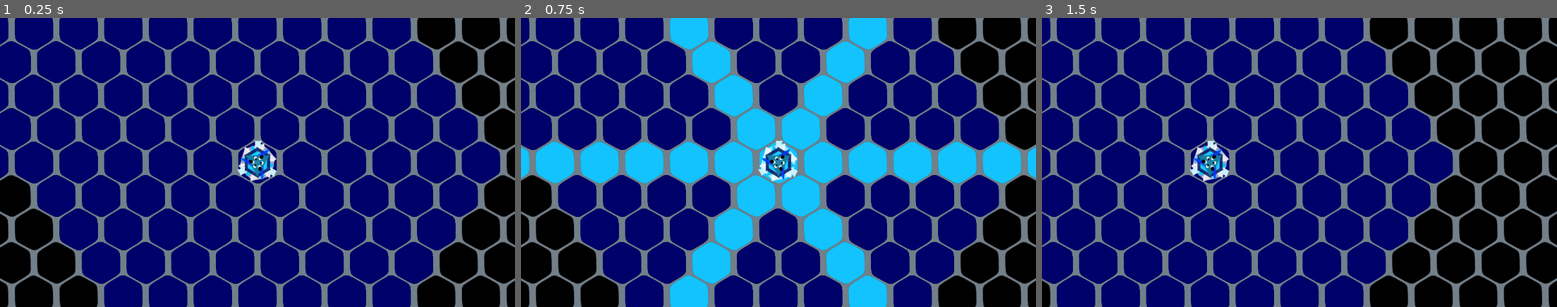
Above: before the commit, frames 1-3 (left to right).
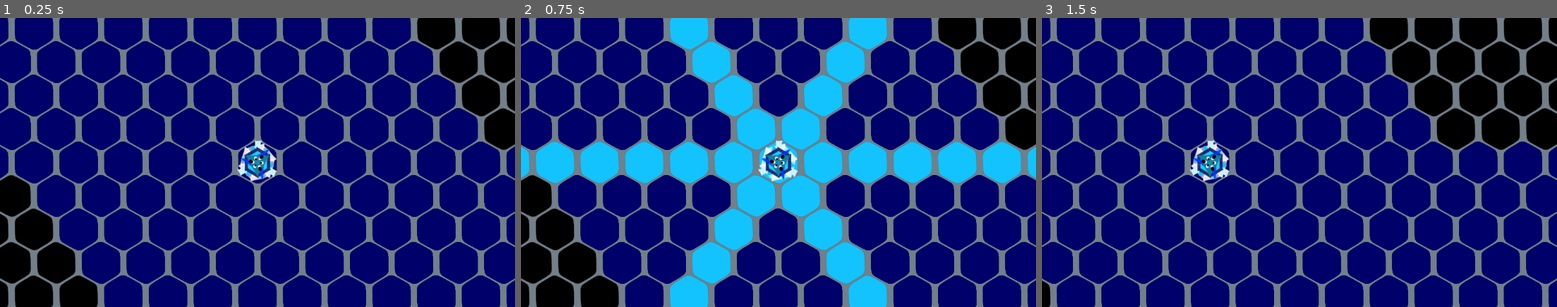
Above: after the commit, the same moments.

Repository: petesamerson/V-s-on
Game: Godot game, scene res://base_scene.tscn
Two runs of this game, one before a commit and one after it. Both use one fixed random seed, a clock stepped at 60 frames per second and the inputs below.
Inputs (mouse positions are in pixels of both pictures, inside the frame that each line leads up to):
- Up to frame 1 (0.25 s): no input
- Up to frame 2 (0.75 s): tap Enter at 0.5 s; drag from (778, 162) to (830, 98) at 0.52 s
- Up to frame 3 (1.5 s): tap Space at 1.25 s; drag from (1196, 176) to (1299, 162) at 1.27 s

The runs differ from the first frame. In frame 1, 5.0% of the frame differs, in the area x 80-100%, y 44-100%; in frame 2, 4.9%; in frame 3, 13%, in the area x 63-100%, y 42-100%.

Commit message:
Fixed tower rotate base

Diff:
--- /dev/null
+++ b/TowerRotatePiece.gd
@@ -0,0 +1,74 @@
+extends Piece
+class_name TowerRotatePiece
+
+
+
+# Called when the node enters the scene tree for the first time.
+func _ready() -> void:
+	print("reached tower ready")
+	pass
+
+
+# Called every frame. 'delta' is the elapsed time since the previous frame.
+func _process(delta: float) -> void:
+	pass
+
+@onready var sprite: Sprite2D = $Sprite2D
+
+func setup(inital_pos: Vector2i, b: TileMapLayer):
+	super.setup(inital_pos, b)
+
+	sprite.texture = preload("res://tower1.png")
+
+	print([
+		"towersprite", sprite,
+		"board", board,
+		"area",area
+	])
+	print("reached tower setup")
+
+
+
+func draw_vision_change():
+	var cur_pos = board.local_to_map(position)
+	var raw_vision = board.get_triangle_tiles_from_center(cur_pos, 5, 0)
+	var new_vision: Array[Vector2i] = []
+
+	for cell in raw_vision:
+		if(board.cell_in_board(cell)):
+			new_vision.append(cell)
+
+	for cell in cur_vision:
+		board.set_cell(cell,Tiles.BLACK, Vector2i(0,0))
+
+	cur_vision = new_vision
+	for cell in cur_vision:
+		board.set_cell(cell,Tiles.DARK_BLUE, Vector2i(0,0))
+
+	board.update_all_piece_vision([self])
+
+
+
+func on_clicked():
+	print("on_tower_clicked")
+	var cell = board.local_to_map(position)
+	cur_moves = []
+	old_selected_tile_ids = []
+	if(selected):
+		selected = false
+		board.deselect_all_pieces([self])
+	else:
+		var first_axis = board.get_line_from_center(cell, 3, 6)
+		var second_axis = board.get_line_from_center(cell, 4, 6)
+		for i in range(first_axis.size()):
+			if(i%2 == 0):
+				var connect_line = board.hex_line(first_axis[i], second_axis[i])
+				cur_moves.append(connect_line[(connect_line.size())/2])
+
+		for potential_move in cur_moves:
+			old_selected_tile_ids.append(board.get_cell_source_id(potential_move))
+			board.set_cell(potential_move, Tiles.LIGHT_BLUE, Vector2i(0,0))
+
+
+		selected = true
+		board.deselect_all_pieces([self])
--- /dev/null
+++ b/TowerRotatePiece.tscn
@@ -0,0 +1,15 @@
+[gd_scene load_steps=3 format=3 uid="uid://m65ucpry42ve"]
+
+[ext_resource type="Script" uid="uid://byauyvv4yigqx" path="res://TowerRotatePiece.gd" id="1_ttnuk"]
+
+[sub_resource type="RectangleShape2D" id="RectangleShape2D_ttnuk"]
+
+[node name="TowerRotatePiece" type="Node2D"]
+script = ExtResource("1_ttnuk")
+
+[node name="Area2D" type="Area2D" parent="."]
+
+[node name="CollisionShape2D" type="CollisionShape2D" parent="Area2D"]
+shape = SubResource("RectangleShape2D_ttnuk")
+
+[node name="Sprite2D" type="Sprite2D" parent="."]
--- a/base_scene.tscn
+++ b/base_scene.tscn
@@ -14,6 +14,8 @@
 [ext_resource type="PackedScene" uid="uid://caic1yu3a6go1" path="res://Piece.tscn" id="12_01iy8"]
 [ext_resource type="Script" uid="uid://bjiry4dqpho0v" path="res://Piece.gd" id="12_blj2i"]
 [ext_resource type="Script" uid="uid://cqa7rx5tlb2hg" path="res://game_camera.gd" id="13_2mb0d"]
+[ext_resource type="PackedScene" uid="uid://m65ucpry42ve" path="res://TowerRotatePiece.tscn" id="13_jjdbg"]
+[ext_resource type="Script" uid="uid://byauyvv4yigqx" path="res://TowerRotatePiece.gd" id="14_01iy8"]
 
 [sub_resource type="TileSetAtlasSource" id="TileSetAtlasSource_qcxwf"]
 texture = ExtResource("1_57xsf")
@@ -88,18 +90,21 @@
 script = ExtResource("11_2mb0d")
 camera = NodePath("../Camera2D")
 piece_scene = ExtResource("12_01iy8")
+tower_piece_scene = ExtResource("13_jjdbg")
 
 [node name="Pieces" type="Node2D" parent="Board"]
 
-[node name="Piece" type="Node2D" parent="Board/Pieces" node_paths=PackedStringArray("board")]
+[node name="Piece" type="Node2D" parent="Board/Pieces"]
 script = ExtResource("12_blj2i")
-board = NodePath("../..")
 metadata/_custom_type_script = "uid://bjiry4dqpho0v"
 
-[node name="Piece2" type="Node2D" parent="Board/Pieces" node_paths=PackedStringArray("board")]
+[node name="Piece2" type="Node2D" parent="Board/Pieces"]
 script = ExtResource("12_blj2i")
-board = NodePath("../..")
 metadata/_custom_type_script = "uid://bjiry4dqpho0v"
+
+[node name="TowerRotatePiece" type="Node2D" parent="Board/Pieces"]
+script = ExtResource("14_01iy8")
+metadata/_custom_type_script = "uid://byauyvv4yigqx"
 
 [node name="Camera2D" type="Camera2D" parent="." node_paths=PackedStringArray("board")]
 script = ExtResource("13_2mb0d")
--- a/board.gd
+++ b/board.gd
@@ -2,6 +2,7 @@
 class_name Board
 
 @export var camera: Camera2D
+@onready var tilemap = $TileMap
 
 var Tiles = preload("res://tiles.gd")
 
@@ -33,6 +34,7 @@
 @onready var pieces_container = $Pieces
 @onready var tilemap_layer = $TileMapLayer
 @export var piece_scene: PackedScene
+@export var tower_piece_scene: PackedScene
 
 func spawn_pieces():
 	var positions = [Vector2i(10,10), Vector2i(5,5)]
@@ -41,7 +43,25 @@
 		pieces_container.add_child(piece)
 		piece.setup(pos, self)
 
+	var tower_piece := tower_piece_scene.instantiate() as TowerRotatePiece
+	pieces_container.add_child(tower_piece)
+	print(tower_piece is TowerRotatePiece)
+	tower_piece.setup(
+		Vector2i(15,15),
+		self
+	)
+
 		# piece.set_board_position(pos, tilemap)
+
+func update_all_piece_vision(excluded_pieces: Array[Piece] = []):
+	for p in pieces_container.get_children():
+		if(!excluded_pieces.has(p)):
+			p.draw_current_vision()
+
+func deselect_all_pieces(excluded_pieces: Array[Piece] = []):
+	for p in pieces_container.get_children():
+		if(!excluded_pieces.has(p)):
+			p.selected = false
 
 var player = 1
 
@@ -418,6 +438,76 @@
 		if (center.y + i) % 2 == 1:
 			offset_neg += 1
 
+func get_triangle_tiles_from_center(center: Vector2i, hex_radius: int, direction: int):
+
+	var triangle_tiles: Array[Vector2i] = []
+
+	var offset_pos = 0
+	if (center.y) % 2 == 0:
+		offset_pos = 1
+
+	var offset_neg = 1
+	if (center.y) % 2 == 0:
+		offset_neg = 0
+
+	for i in range(1,hex_radius + 1):
+
+		#below
+		triangle_tiles.append_array(
+			hex_line(
+				Vector2i(center.x - offset_neg, center.y + i),
+				Vector2i(center.x + offset_pos, center.y + i),
+			)
+		)
+
+		# above
+		triangle_tiles.append_array(
+			hex_line(
+				Vector2i(center.x + offset_pos, center.y - i),
+				Vector2i(center.x - offset_neg, center.y - i),
+			)
+		)
+
+		triangle_tiles.append_array(
+			hex_line(
+				Vector2i(center.x - offset_neg, center.y + i),
+				Vector2i(center.x - i, center.y),
+			)
+		)
+
+		triangle_tiles.append_array(
+			hex_line(
+				Vector2i(center.x - offset_neg, center.y - i),
+				Vector2i(center.x - i, center.y),
+			)
+		)
+
+		triangle_tiles.append_array(
+			hex_line(
+				Vector2i(center.x + offset_pos, center.y + i),
+				Vector2i(center.x + i, center.y),
+			)
+		)
+
+		triangle_tiles.append_array(
+			hex_line(
+				Vector2i(center.x + offset_pos, center.y - i),
+				Vector2i(center.x + i, center.y),
+			)
+		)
+
+
+		triangle_tiles.append(Vector2i(center.x + i, center.y))
+		triangle_tiles.append(Vector2i(center.x - i, center.y))
+
+		if (center.y + i) % 2 == 0:
+			offset_pos += 1
+		if (center.y + i) % 2 == 1:
+			offset_neg += 1
+
+	triangle_tiles.append(center)
+	return triangle_tiles
+
 
 func get_hexagon_tiles(center: Vector2i, hex_radius: int):
 	var offset_pos = 0
--- a/piece.gd
+++ b/piece.gd
@@ -2,10 +2,10 @@
 class_name Piece
 
 
-var board: TileMapLayer
-
+var board: Board
 var Tiles = preload("res://tiles.gd")
 
+@onready var area: Area2D = $Area2D
 
 func _init() -> void:
 	pass
@@ -15,8 +15,11 @@
 		return
 	board = b
 	position = board.map_to_local(inital_pos)
-	$Area2D.input_event.connect(_on_area_2d_input_event)
+
+	area.input_event.connect(_on_area_2d_input_event)
+
 	self.z_index = 1
+	draw_vision_change()
 
 # Called when the node enters the scene tree for the first time.
 func _ready() -> void:
@@ -28,19 +31,20 @@
 
 # Called every frame. 'delta' is the elapsed time since the previous frame.
 func _process(delta: float) -> void:
-	if(!vision_drawn):
-		draw_vision()
-		vision_drawn = true
+	# if(!vision_drawn):
+	# 	draw_vision_change()
+	# 	vision_drawn = true
 	pass
 
 
 var cur_moves : Array[Vector2i] = []
 var selected = false
+var old_selected_tile_ids: Array[int] = []
 
 var cur_vision: Array[Vector2i] = []
 var vision_drawn = false
 
-func draw_vision():
+func draw_vision_change():
 	var cur_pos = board.local_to_map(position)
 	var raw_vision = board.get_hexagon_tiles(cur_pos, 5)
 	var new_vision: Array[Vector2i] = []
@@ -56,24 +60,41 @@
 	for cell in cur_vision:
 		board.set_cell(cell,Tiles.DARK_BLUE, Vector2i(0,0))
 
+	board.update_all_piece_vision([self])
+
+func draw_current_vision():
+	for cell in cur_vision:
+		board.set_cell(cell,Tiles.DARK_BLUE, Vector2i(0,0))
+
+
 
 func _on_area_2d_input_event(viewport, event, shape_idx):
+	print("handledarea")
 	if event is InputEventMouseButton and event.pressed and event.button_index == MOUSE_BUTTON_LEFT:
+		on_clicked()
+
+
+func on_clicked() -> void:
 		var cell = board.local_to_map(position)  # current tile cell
 		print("Current cell:", cell)
+		cur_moves = []
+		old_selected_tile_ids = []
 		if(selected):
-			cur_moves = []
 			selected = false
+			board.deselect_all_pieces([self])
 		else:
-			cur_moves = []
 			for i in range(6):
 				var raw_moves = board.get_line_from_center(cell, i, 10)
 				for move in raw_moves:
 					if(board.cell_in_board(move)):
 						cur_moves.append(move)
 			for potential_move in cur_moves:
+				old_selected_tile_ids.append(board.get_cell_source_id(potential_move))
 				board.set_cell(potential_move, Tiles.LIGHT_BLUE, Vector2i(0,0))
+
 			selected = true
+			board.deselect_all_pieces([self])
+
 
 func _input(event):
 	if(selected):
@@ -84,23 +105,36 @@
 		var global_mouse = board.camera.get_global_mouse_position()
 		var local_mouse = board.to_local(global_mouse)
 		var cell = board.local_to_map(local_mouse)
-		# board.draw_line_from_center(cell, 0,10, 3)
 
-		print(["handle move"], cell, cur_moves)
+		# print(["handle move"], cell, cur_moves)
 		if cell in cur_moves:
 			position = board.map_to_local(cell)
-			for old_move in cur_moves:
-				board.set_cell(old_move, Tiles.BLACK, Vector2i(0,0))
+			for i in range(cur_moves.size()):
+				var old_move = cur_moves[i]
+				board.set_cell(old_move, old_selected_tile_ids[i], Vector2i(0,0))
 			cur_moves = []
+			old_selected_tile_ids = []
 		else:
-			for old_move in cur_moves:
-				board.set_cell(old_move, Tiles.BLACK, Vector2i(0,0))
+			for i in range(cur_moves.size()):
+				var old_move = cur_moves[i]
+				board.set_cell(old_move, old_selected_tile_ids[i], Vector2i(0,0))
+
+			selected = false
+			board.deselect_all_pieces([self])
+
+			old_selected_tile_ids = []
 			cur_moves = []
 
-		vision_drawn = false
+		draw_vision_change()
 
 		# #debug
 		# print("Lines Arrive")
 		# for i in range(0,6):
 		# 	print(["line", i, 8 + i, "center", cell])
 		# 	board.draw_line_from_center(cell, i, 13, 9)
+
+
+func _equals(other) -> bool:
+	if other is Piece:
+		return self.position == other.position
+	return false
Not shown, added: TowerRotatePiece.gd.uid
Not shown: 1 places in base_scene.tscn that only renumber resources
Binary file added: tower1.png
Not shown, added: tower1.png.import
